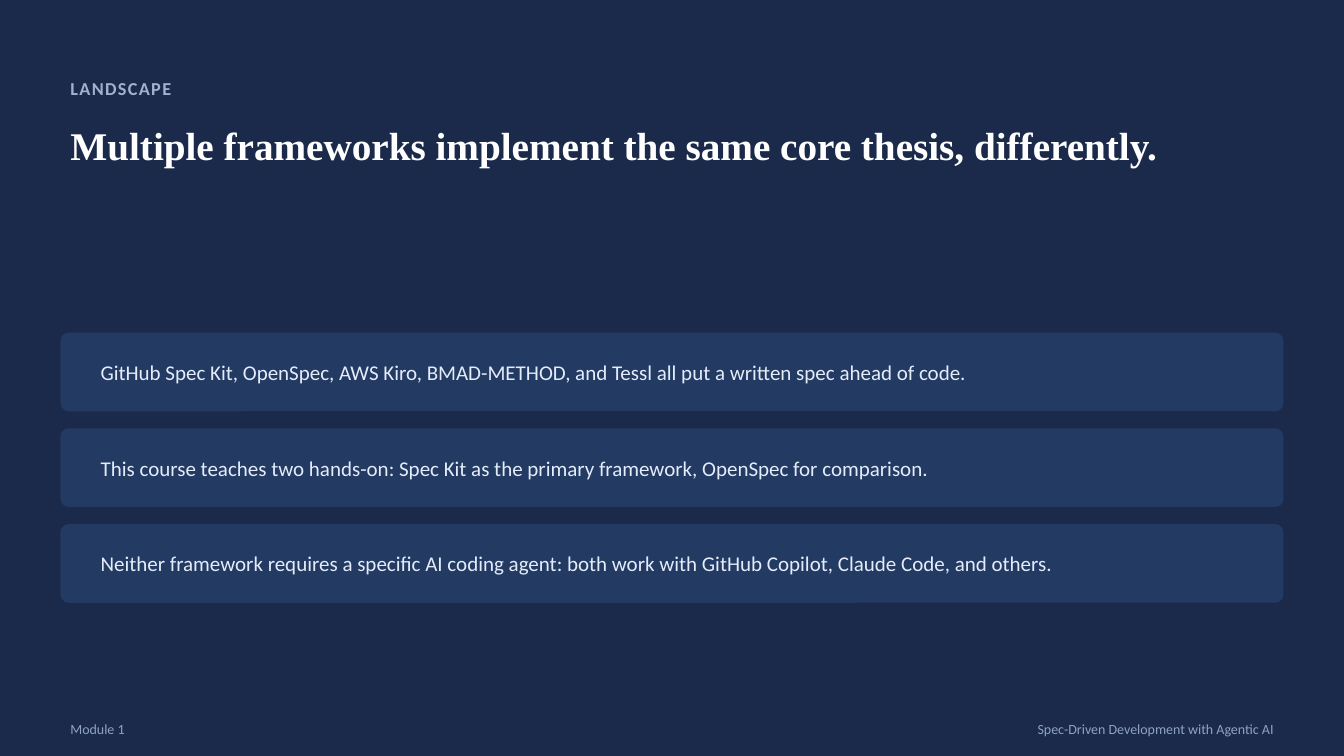
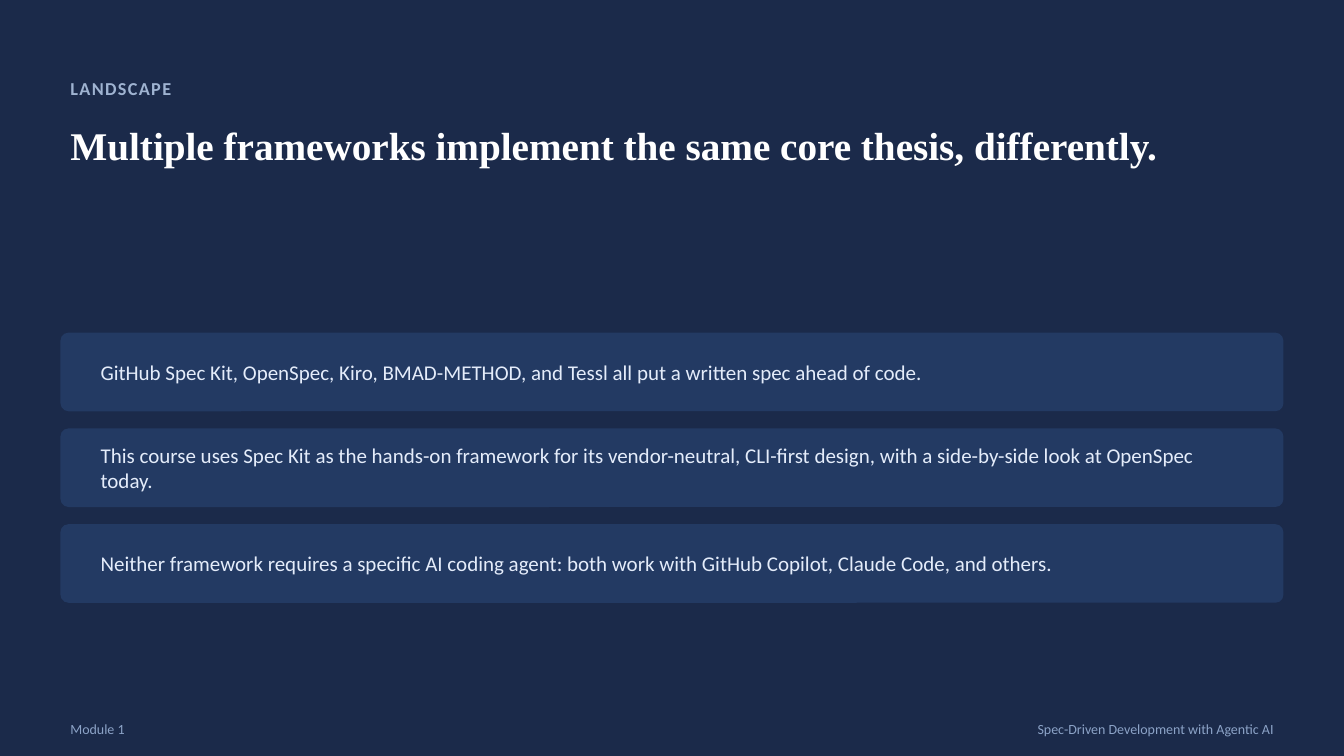
Before and after one commit to karthikasturi/sdd-with-agentic-ai, a slide deck: slide 5 of presentation/Module-1_From-Vibe-Coding-to-Spec-Driven-Development.pptx. Drawn at 1344x756 pixels with LibreOffice and Linux fonts; fonts in the diff are those of the drawing. Boxes give left, top, right and bottom in pixels: in the first picture for what was removed or moved away, otherwise in the second. Text is boxed around its words. In the diff, an @@ line names an element or a change of style, - is before the commit and + after.

```diff
--- a/presentation/Module-1_From-Vibe-Coding-to-Spec-Driven-Development.pptx
+++ b/presentation/Module-1_From-Vibe-Coding-to-Spec-Driven-Development.pptx
@@ text at box(101, 365, 922, 384): text changed @@
-GitHub Spec Kit, OpenSpec, AWS Kiro, BMAD-METHOD, and Tessl all put a written spec ahead of code.
+GitHub Spec Kit, OpenSpec, Kiro, BMAD-METHOD, and Tessl all put a written spec ahead of code.
@@ text at box(101, 448, 1193, 492): text changed @@
-This course teaches two hands-on: Spec Kit as the primary framework, OpenSpec for comparison.
+This course uses Spec Kit as the hands-on framework for its vendor-neutral, CLI-first design, with a side-by-side look at OpenSpec today.
```
Also in this commit, not shown: 2 other slides changed, 1 slide removed, 17 other files.
